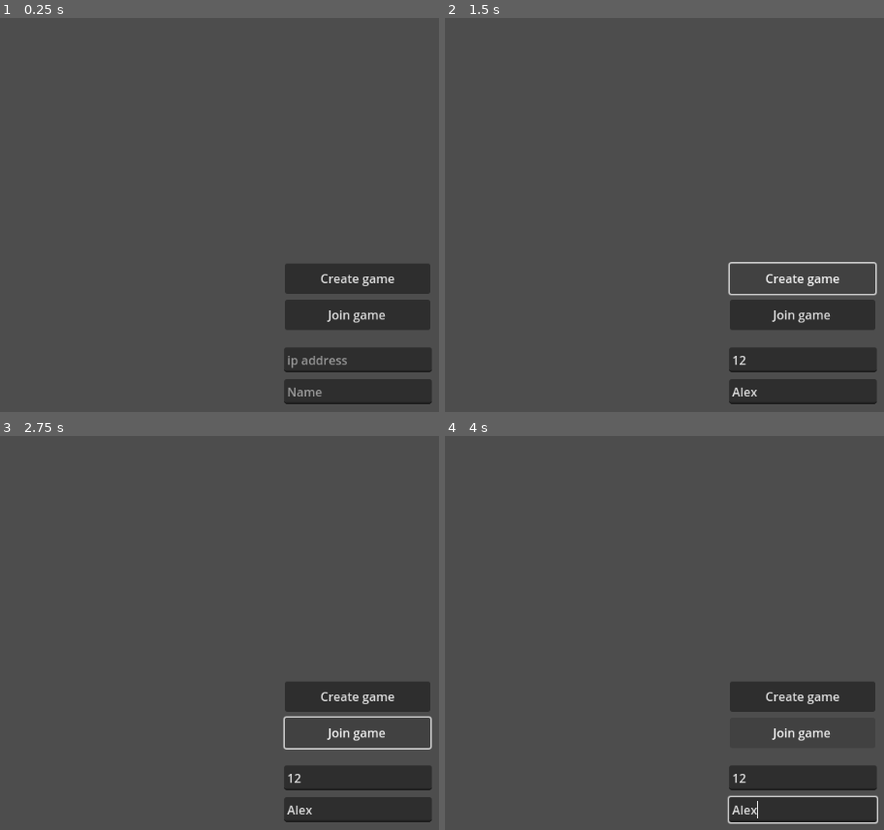
Above: before the commit, frames 1-4 (two rows, left to right).
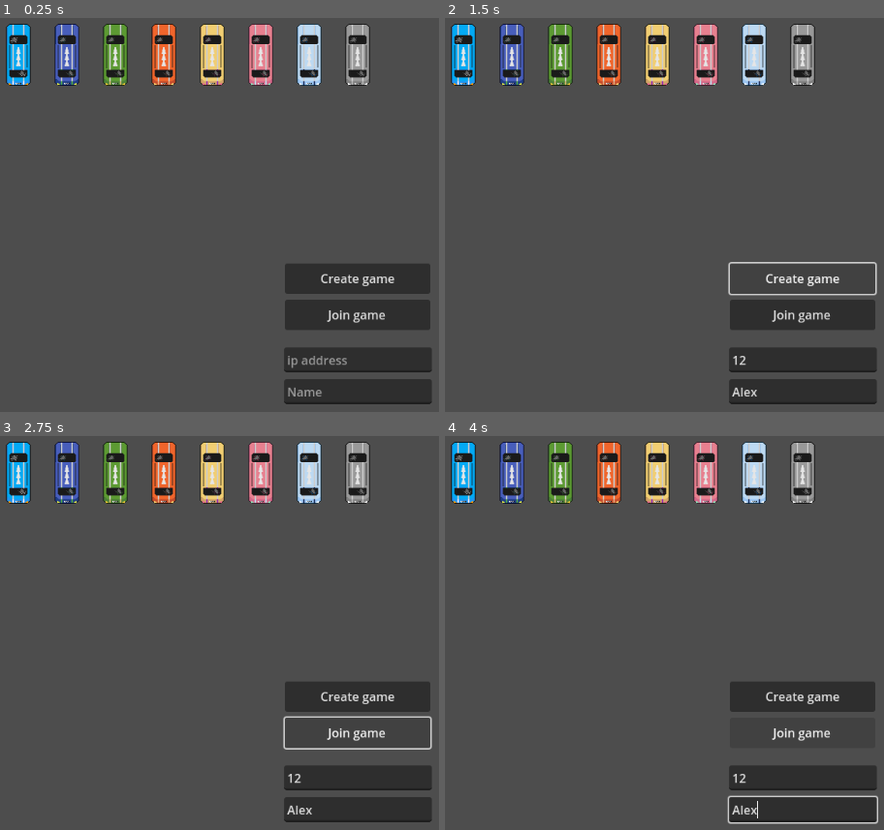
Above: after the commit, the same moments.

Repository: Tab-e-n/web-racing-game
Game: Godot game, scene res://load.tscn
Same seed, same stepped clock (60 frames per second), same inputs: the game is played once before the commit and once after it.
Inputs (mouse positions are in pixels of both pictures, inside the frame that each line leads up to):
- Up to frame 1 (0.25 s): no input
- Up to frame 2 (1.5 s): click (800, 360) at 0.52 s; type "12" at 0.6 s; click (800, 392) at 0.75 s; type "Alex" at 0.83 s; click "Create game" at 1.25 s
- Up to frame 3 (2.75 s): click "Join game" at 2 s
- Up to frame 4 (4 s): hold Right (right) 2.78-3.53 s; hold Shift (shift) 2.78-3.53 s; hold Down (down) from 3.53 s (still down); tap Tab at 3.6 s

The runs differ from the first frame. In frame 1, 7.0% of the frame differs, in the area x 1-85%, y 1-18%; in frame 2, 7.0%; in frame 3, 7.0%; in frame 4, 7.0%.

Commit message:
Palette Saga Continues

Diff:
--- a/Scripts/Netcode.gd
+++ b/Scripts/Netcode.gd
@@ -70,7 +70,7 @@
 	gameplay_active = false
 
 	# TEMPORARY
-	player_info["palette"] = randi_range(0, 3)
+	player_info["palette"] = randi_range(0, Palettes.PALETTES.size() - 1)
 
 func _ready():
 	reset()
--- a/Scripts/Palettes.gd
+++ b/Scripts/Palettes.gd
@@ -2,7 +2,7 @@
 class_name Palettes
 extends Node
 
-enum {PALETTE_CLASSIC, PALETTE_PINK, PALETTE_ICE, PALETTE_GRAYSCALE}
+enum {PALETTE_CLASSIC, PALETTE_BLUE_MARBLE, PALETTE_GRASS, PALETTE_ORANGE, PALETTE_DESERT, PALETTE_PINK, PALETTE_ICE, PALETTE_GRAYSCALE}
 
 const PALETTES : Dictionary = {
 	PALETTE_CLASSIC : [
@@ -57,6 +57,58 @@
 		Color(0.9843, 0.9922, 1, 1),
 		Color(0.9843, 0.9922, 1, 1)
 	],
+	PALETTE_GRASS : [
+		Color(0.0196, 0.0824, 0, 1),
+		Color(0.0196, 0.0824, 0, 1),
+		Color(0.0627, 0.1843, 0.0941, 1),
+		Color(0.098, 0.2549, 0.0706, 1),
+		Color(0.1294, 0.3176, 0, 1),
+		Color(0.298, 0.5059, 0.2275, 1),
+		Color(0.3608, 0.6039, 0.1961, 1),
+		Color(0.8353, 0.7176, 0.4235, 1),
+		Color(0.9451, 0.8667, 0.5686, 1),
+		Color(0.9451, 0.8667, 0.5686, 1),
+		Color(0.9216, 0.7804, 0.2039, 1)
+	],
+	PALETTE_BLUE_MARBLE : [
+		Color(0, 0.0118, 0.1451, 1),
+		Color(0, 0.0118, 0.1451, 1),
+		Color(0, 0.1412, 0.2745, 1),
+		Color(0.0863, 0.2353, 0.2431, 1),
+		Color(0.1412, 0.2902, 0.1804, 1),
+		Color(0.1255, 0.2431, 0.5216, 1),
+		Color(0.2824, 0.3686, 0.7333, 1),
+		Color(0.3137, 0.6627, 0.2824, 1),
+		Color(0.5176, 0.749, 0.349, 1),
+		Color(0.8824, 0.8941, 0.5333, 1),
+		Color(0.8745, 0.9098, 0.2745, 1)
+	],
+	PALETTE_ORANGE : [
+		Color(0.1059, 0.0314, 0, 1),
+		Color(0.1059, 0.0314, 0, 1),
+		Color(0.2118, 0.0863, 0.0863, 1),
+		Color(0.2667, 0.1176, 0.0627, 1),
+		Color(0.3373, 0.1569, 0, 1),
+		Color(0.7686, 0.302, 0.1765, 1),
+		Color(0.9412, 0.3961, 0.1686, 1),
+		Color(0.9059, 0.6588, 0.4627, 1),
+		Color(0.9529, 0.7647, 0.5725, 1),
+		Color(0.9529, 0.7647, 0.5725, 1),
+		Color(0.9765, 0.8275, 0.4353, 1)
+	],
+	PALETTE_DESERT : [
+		Color(0.0627, 0.0627, 0, 1),
+		Color(0.1804, 0.0078, 0.1373, 1),
+		Color(0.1804, 0.0078, 0.1373, 1),
+		Color(0.1804, 0.0078, 0.1373, 1),
+		Color(0.1804, 0.0078, 0.1373, 1),
+		Color(0.8196, 0.6431, 0.4078, 1),
+		Color(0.9451, 0.8078, 0.4471, 1),
+		Color(0.5804, 0.149, 0.6941, 1),
+		Color(0.7333, 0.3647, 0.7216, 1),
+		Color(0.9686, 0.8824, 0.9647, 1),
+		Color(0.898, 0.3922, 0.549, 1)
+	],
 }
 
 @export var palette : Array = [
--- a/menu.tscn
+++ b/menu.tscn
@@ -1,6 +1,34 @@
-[gd_scene load_steps=2 format=3 uid="uid://c6et65lkb71bw"]
+[gd_scene load_steps=3 format=3 uid="uid://c6et65lkb71bw"]
 
 [ext_resource type="Script" path="res://Scripts/ui.gd" id="1_roakc"]
+
+[sub_resource type="GDScript" id="GDScript_gc13d"]
+script/source = "extends Control
+
+
+# Called when the node enters the scene tree for the first time.
+func _ready():
+	if not OS.has_feature(\"editor\"):
+		queue_free()
+		return
+
+	for i in Palettes.PALETTES:
+		var sprite = Sprite2D.new()
+		sprite.texture = preload(\"res://Textures/placeholder_car_3.png\")
+		sprite.position.x = i * 64
+		sprite.material = ShaderMaterial.new()
+		sprite.material.shader = preload(\"res://Scripts/palette_replacer.gdshader\")
+		sprite.material.set_shader_parameter(\"palette\", Palettes.PALETTES[i])
+		sprite.material.set_shader_parameter(\"active\", true)
+
+
+		add_child(sprite)
+
+
+# Called every frame. 'delta' is the elapsed time since the previous frame.
+func _process(delta):
+	pass
+"
 
 [node name="menu" type="Control"]
 layout_mode = 3
@@ -69,5 +97,13 @@
 grow_vertical = 2
 placeholder_text = "Name"
 
+[node name="palette_test" type="Control" parent="."]
+anchors_preset = 0
+offset_left = 64.0
+offset_top = 64.0
+offset_right = 104.0
+offset_bottom = 104.0
+script = SubResource("GDScript_gc13d")
+
 [connection signal="pressed" from="create_button" to="." method="_on_create_button_pressed"]
 [connection signal="pressed" from="join_button" to="." method="_on_join_button_pressed"]
--- a/pallete_test_scene.tscn
+++ b/pallete_test_scene.tscn
@@ -7,14 +7,13 @@
 [sub_resource type="ShaderMaterial" id="ShaderMaterial_piv7g"]
 shader = ExtResource("2_hsw6f")
 shader_parameter/active = true
-shader_parameter/palette = [Color(0, 0, 0, 1), Color(0.102, 0.102, 0.102, 1), Color(0.2, 0.2, 0.2, 1), Color(0.302, 0.302, 0.302, 1), Color(0.4, 0.4, 0.4, 1), Color(0.502, 0.502, 0.502, 1), Color(0.6, 0.6, 0.6, 1), Color(0.702, 0.702, 0.702, 1), Color(0.8, 0.8, 0.8, 1), Color(0.902, 0.902, 0.902, 1), Color(1, 1, 1, 1)]
+shader_parameter/palette = [Color(0.0627451, 0.0627451, 0, 1), Color(0.180392, 0.00784314, 0.137255, 1), Color(0.180392, 0.00784314, 0.137255, 1), Color(0.180392, 0.00784314, 0.137255, 1), Color(0.180392, 0.00784314, 0.137255, 1), Color(0.819608, 0.643137, 0.407843, 1), Color(0.945098, 0.807843, 0.447059, 1), Color(0.580392, 0.14902, 0.694118, 1), Color(0.733333, 0.364706, 0.721569, 1), Color(0.968627, 0.882353, 0.964706, 1), Color(0.898039, 0.392157, 0.54902, 1)]
 shader_parameter/dim = Vector3(1, 1, 1)
 
 [node name="PalleteTestScene" type="Node"]
 script = ExtResource("1_pp87p")
-palette = [Color(0, 0.113725, 0.180392, 1), Color(0, 0.113725, 0.180392, 1), Color(0, 0.14902, 0.356863, 1), Color(0, 0.207843, 0.407843, 1), Color(0, 0.27451, 0.443137, 1), Color(0.611765, 0.776471, 0.952941, 1), Color(0.737255, 0.85098, 0.94902, 1), Color(0.117647, 0.188235, 0.372549, 1), Color(0.152941, 0.27451, 0.411765, 1), Color(0.984314, 0.992157, 1, 1), Color(0.984314, 0.992157, 1, 1)]
-change_colors = true
-current_preset = 3
+palette = [Color(0.0627451, 0.0627451, 0, 1), Color(0.180392, 0.00784314, 0.137255, 1), Color(0.180392, 0.00784314, 0.137255, 1), Color(0.180392, 0.00784314, 0.137255, 1), Color(0.180392, 0.00784314, 0.137255, 1), Color(0.819608, 0.643137, 0.407843, 1), Color(0.945098, 0.807843, 0.447059, 1), Color(0.580392, 0.14902, 0.694118, 1), Color(0.733333, 0.364706, 0.721569, 1), Color(0.968627, 0.882353, 0.964706, 1), Color(0.898039, 0.392157, 0.54902, 1)]
+current_preset = -1
 
 [node name="PlaceholderCar3" type="Sprite2D" parent="."]
 material = SubResource("ShaderMaterial_piv7g")
Not shown: 3 places in Tracks/AntiTesties.tscn that only renumber resources
